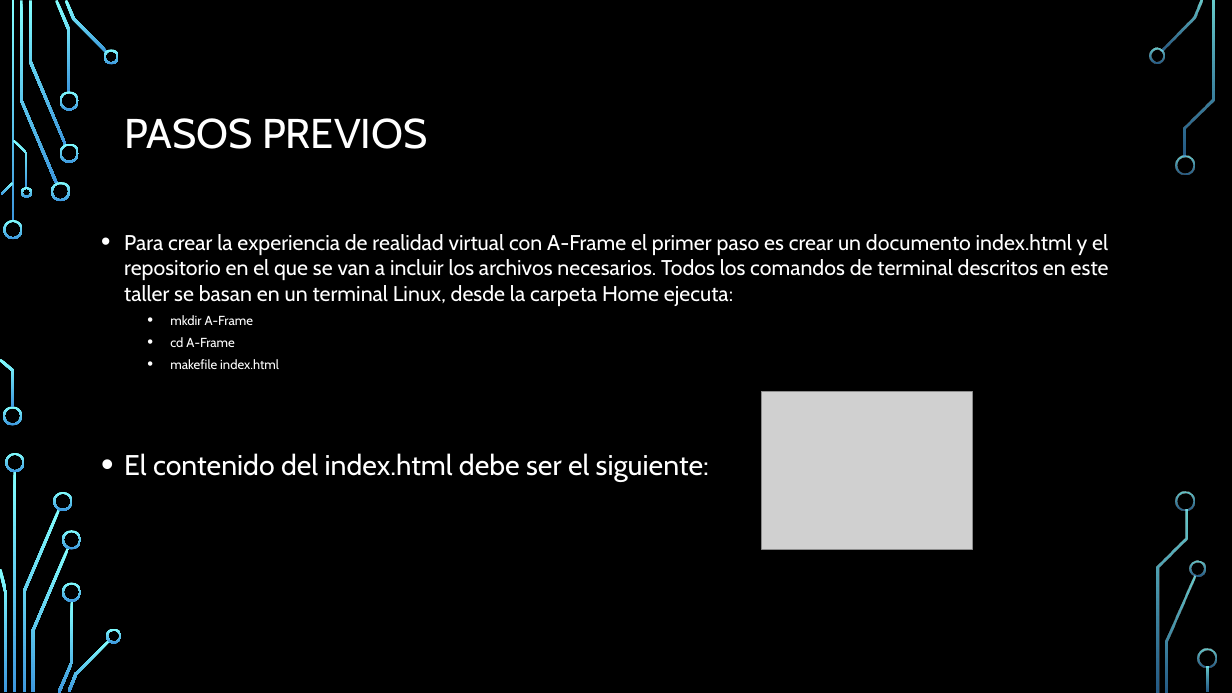
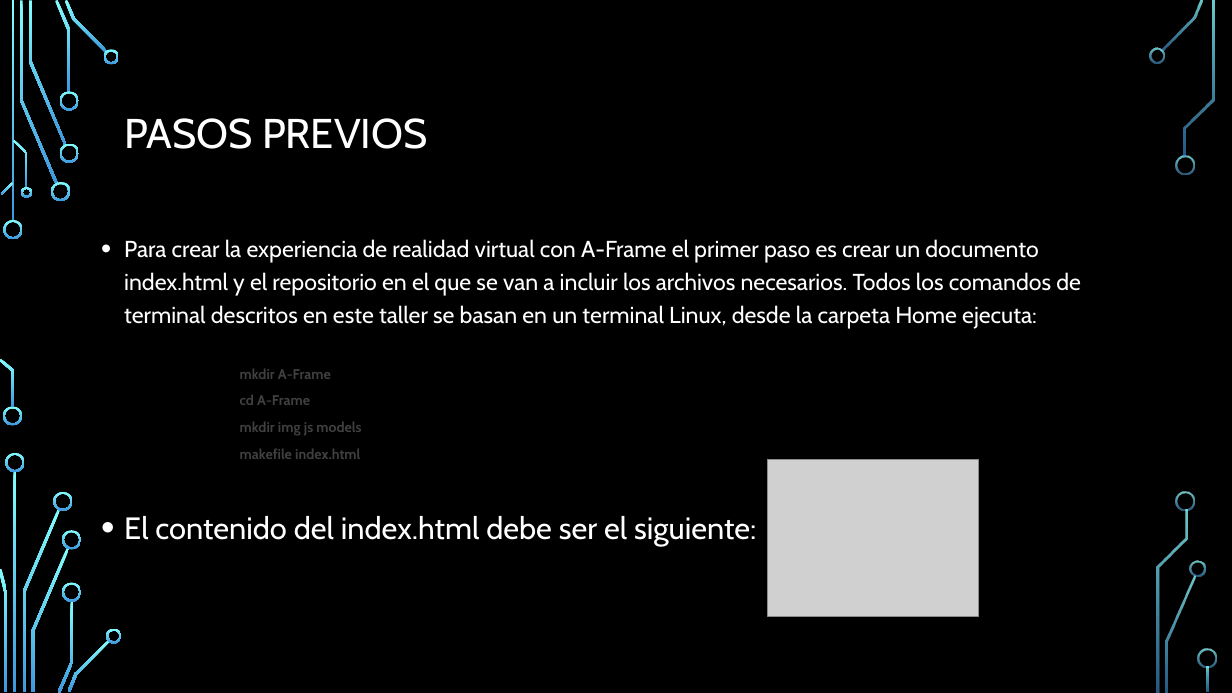
Before and after one commit to jonyB0B/MemoriaTFG-JonatanSantanaPero, a slide deck: slide 3 of Talleres/Taller2.pptx. Drawn at 1232x693 pixels with LibreOffice and Linux fonts; fonts in the diff are those of the drawing; grey boxes stand for pictures; background and template pictures are left out. Boxes give left, top, right and bottom in pixels: in the first picture for what was removed or moved away, otherwise in the second. Text is boxed around its words. In the diff, an @@ line names an element or a change of style, - is before the commit and + after.

Commit message:
Taller 2 finished / A-Frame added

```diff
--- a/Talleres/Taller2.pptx
+++ b/Talleres/Taller2.pptx
@@ text at box(124, 239, 1081, 546): size 16.6 to 18 pt in "Para crear la experiencia de realidad virtual ..."; size 10.2 to 11 pt, text colour #FFFFFF to #404040, bold on in "mkdir A-Frame", "cd A-Frame", "makefile index.html"; size 22.2 to 24 pt in "El contenido del index.html debe ser el ..."; line spacing 1 to 1.2; bullet • to none @@
@@ text at box(240, 422, 361, 435): paragraph added @@
+  mkdir img js models
@@ picture: place and size @@
-picture at box(762, 392, 973, 549)
+picture at box(768, 459, 979, 616)
```
Also in this commit, not shown: 6 other slides changed, 46 other files.
